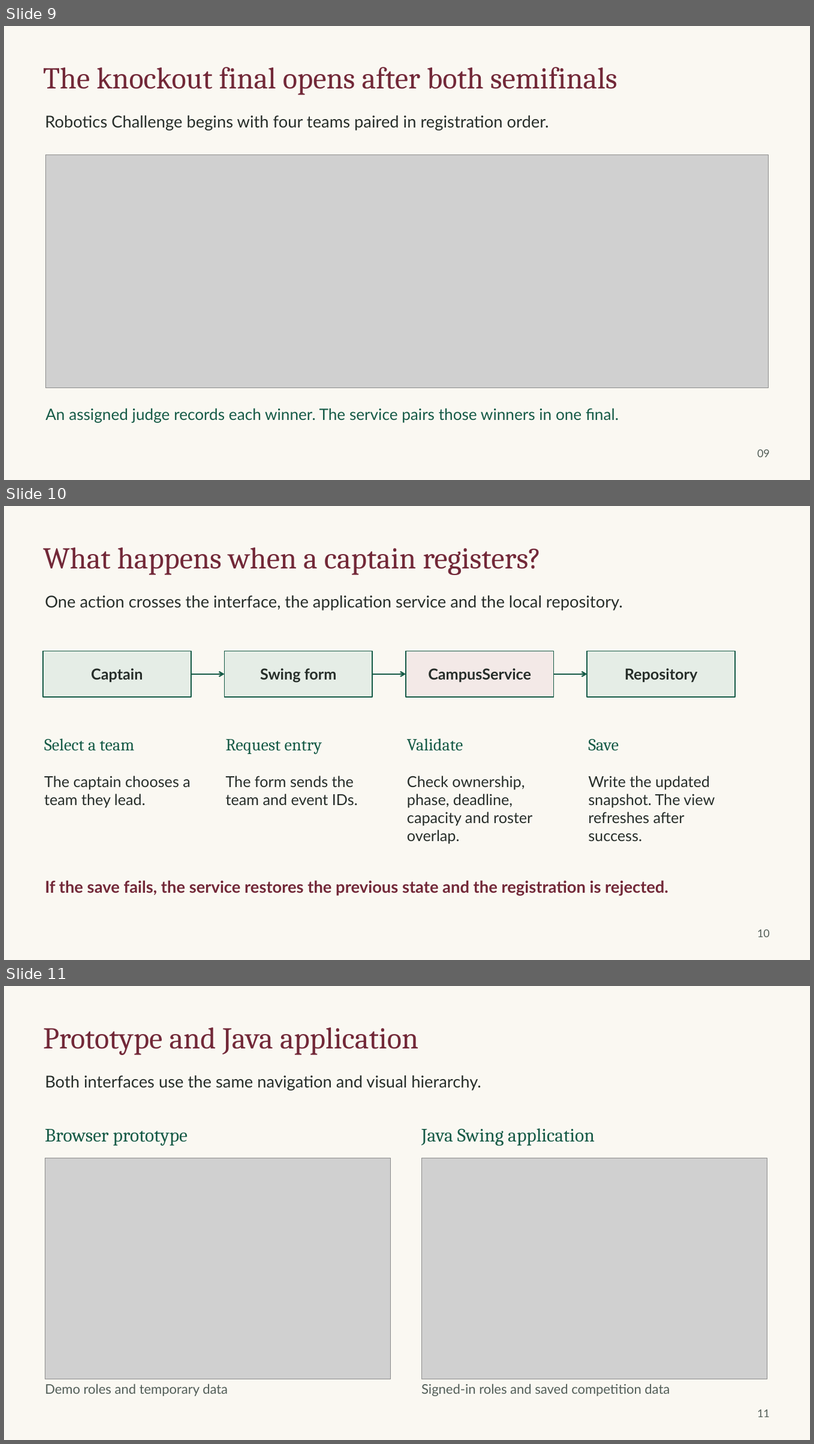
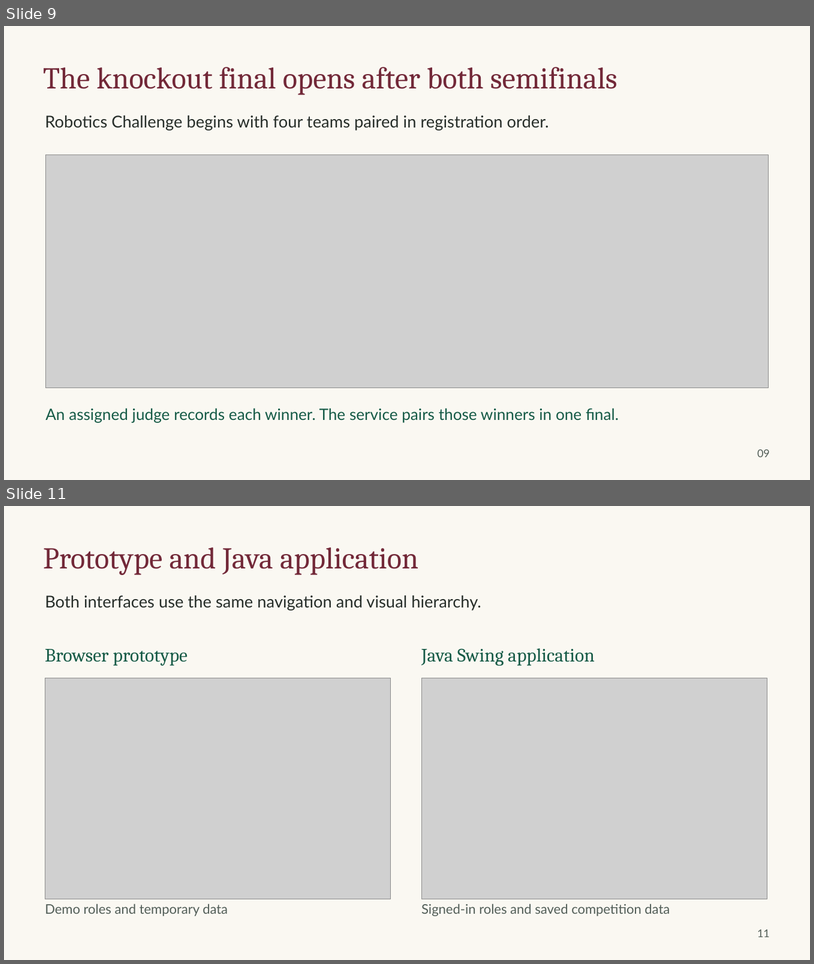
Before and after one commit to V1R3S/OOAD_CCMS, a slide deck: output/presentation/CCMS-OOAD-presentation.pptx. Shown one above the other, each under a label of ours: slides 9, 10 and 11 before the commit, slides 9 and 11 after it; the slides between them are not shown. The pictures are 814x1444 and 814x964 pixels, drawn with LibreOffice and Linux fonts; fonts in the diff are those of the drawing; grey boxes stand for pictures. Boxes give left, top, right and bottom in pixels: in the first picture for what was removed or moved away, otherwise in the second. Text is boxed around its words. In the diff, an @@ line names an element or a change of style, - is before the commit and + after.

```diff
--- a/output/presentation/CCMS-OOAD-presentation.pptx
+++ b/output/presentation/CCMS-OOAD-presentation.pptx
@@ slide 10 removed at <box>4,506,810,960</box>, background #FAF8F2 @@
@@ text removed at <box>43,547,541,575</box> @@
-What happens when a captain registers?
@@ text removed at <box>45,595,623,610</box> @@
-One action crosses the interface, the application service and the local repository.
@@ rectangle removed at <box>44,651,192,697</box> @@
-Captain
@@ rectangle removed at <box>225,651,373,697</box> @@
-Swing form
@@ rectangle removed at <box>406,651,555,697</box> @@
-CampusService
@@ rectangle removed at <box>588,651,736,697</box> @@
-Repository
@@ arrow removed from (191, 674) to (225, 674) @@
@@ arrow removed from (372, 674) to (406, 674) @@
@@ arrow removed from (554, 674) to (588, 674) @@
@@ text removed at <box>44,738,135,751</box> @@
-Select a team
@@ text removed at <box>226,739,322,754</box> @@
-Request entry
@@ text removed at <box>407,738,463,751</box> @@
-Validate
@@ text removed at <box>588,739,619,751</box> @@
-Save
@@ text removed at <box>44,775,191,808</box> @@
-The captain chooses a team they lead.
@@ text removed at <box>226,775,358,805</box> @@
-The form sends the team and event IDs.
@@ text removed at <box>407,775,533,844</box> @@
-Check ownership, phase, deadline, capacity and roster overlap.
@@ text removed at <box>588,775,715,841</box> @@
-Write the updated snapshot. The view refreshes after success.
@@ text removed at <box>45,880,669,895</box> @@
-If the save fails, the service restores the previous state and the registration is rejected.
@@ text removed at <box>758,929,770,937</box> @@
-10
```
Also in this commit, not shown: 9 slides added, 4 other slides removed, 3 other files.
